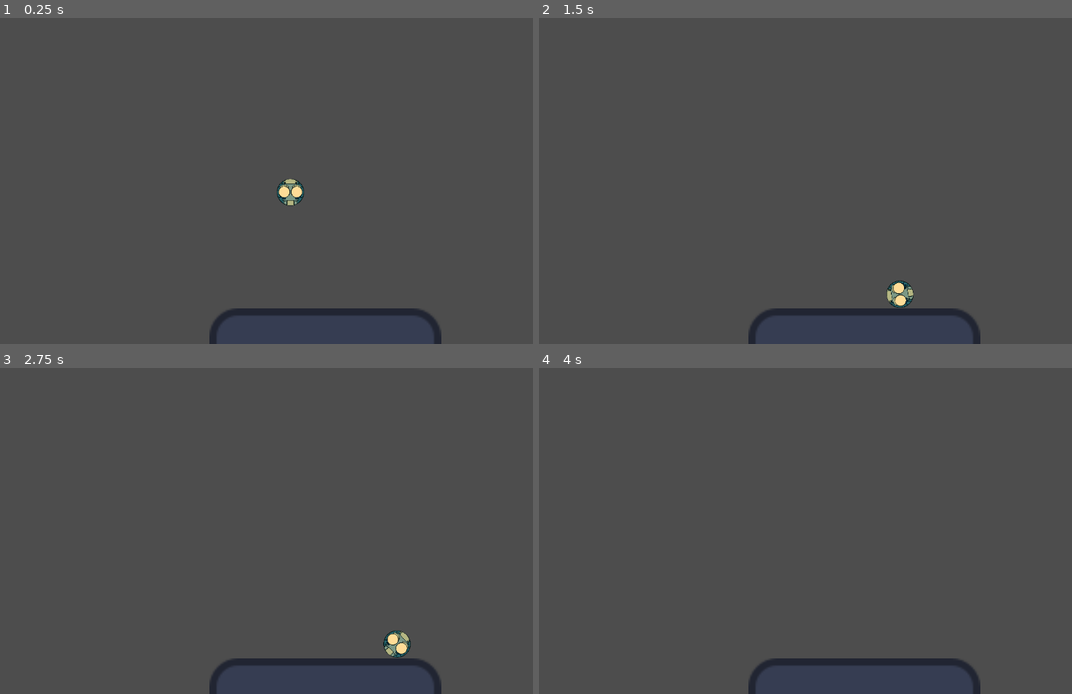
Above: before the commit, frames 1-4 (two rows, left to right).
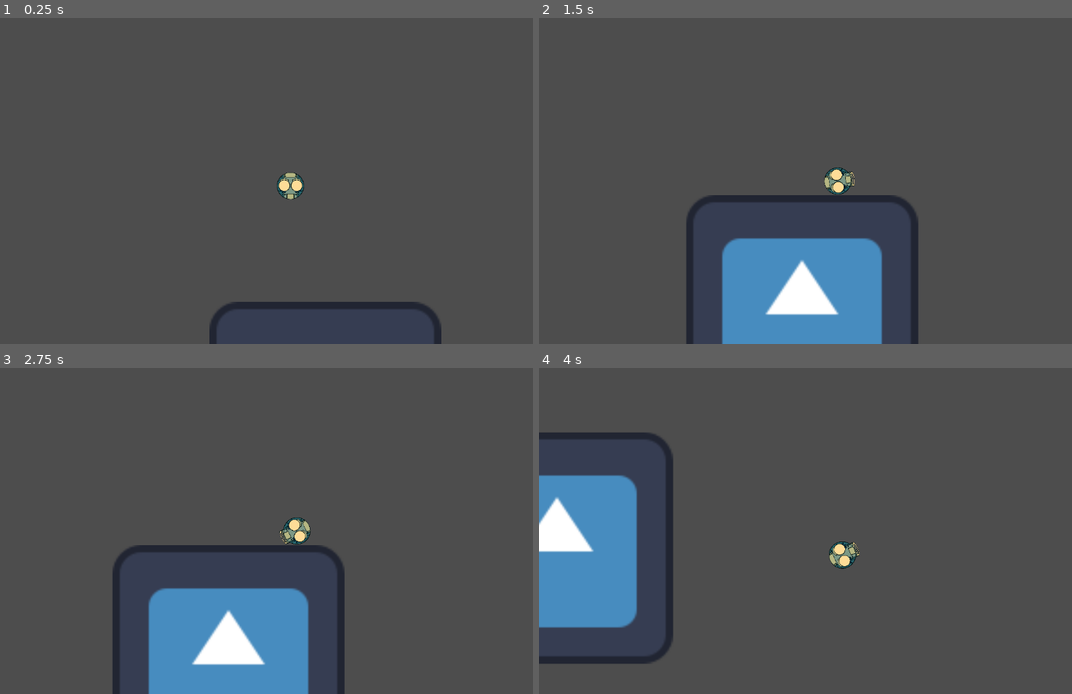
Above: after the commit, the same moments.

Repository: PiotrusWatson/MeetYourMaker
Game: Godot game, scene res://WorldScenes/PiotrusWorld.tscn
Two runs of this game, one before a commit and one after it. Both use one fixed random seed, a clock stepped at 60 frames per second and the inputs below. The engine's default icon, where the game draws it, is replaced by a stand-in: a white triangle on a blue panel in a dark square.
Inputs:
- Up to frame 1 (0.25 s): no input
- Up to frame 2 (1.5 s): hold D (Right) 0.53-1.28 s; hold Space (Jump, bound only after the commit) 0.53-1.28 s; hold A (Left) from 1.28 s (still down); tap Space (Jump, bound only after the commit) at 1.35 s
- Up to frame 3 (2.75 s): tap Space (Jump, bound only after the commit) at 1.52, 1.82 s; release A (Left) at 2.03 s; hold D (Right) from 2.03 s (still down); hold Space (Jump, bound only after the commit) from 2.03 s (still down)
- Up to frame 4 (4 s): release Space (Jump, bound only after the commit) at 2.78 s; tap Space (Jump, bound only after the commit) at 2.85, 3.02, 3.32 s; release D (Right) at 3.53 s; hold A (Left) from 3.53 s (still down); hold Space (Jump, bound only after the commit) from 3.53 s (still down)

The runs differ from the first frame. In frame 1, 1.8% of the frame differs, in the area x 39-83%, y 47-96%; in frame 2, 13%; in frame 3, 13%, in the area x 21-83%, y 45-100%; in frame 4, 12%.
Error before the commit: Invalid access to property or key 'global_position' on a base object of type 'null instance'. (res://Scripts/FollowPlayer.gd:12)

Commit message:
implemented jumping player

Diff:
--- a/Scenes/Prefabs/player.tscn
+++ b/Scenes/Prefabs/player.tscn
@@ -1,11 +1,49 @@
-[gd_scene load_steps=5 format=3 uid="uid://c1ebx3hdak1hs"]
+[gd_scene load_steps=11 format=3 uid="uid://c1ebx3hdak1hs"]
 
 [ext_resource type="Script" path="res://Scripts/Player.gd" id="1_jtrst"]
 [ext_resource type="Texture2D" uid="uid://ctyw4sp2d0b0r" path="res://Sprites/robot_head_mouth_closed.png" id="2_uji0j"]
 [ext_resource type="Script" path="res://Scripts/BasicPlayerMovement.gd" id="3_brkno"]
+[ext_resource type="Texture2D" uid="uid://db5annu71ih42" path="res://Sprites/spring_coiled1.png" id="5_1m80r"]
+[ext_resource type="Texture2D" uid="uid://4mqavbk5k8gy" path="res://Sprites/spring_uncoil1.png" id="5_tdsyu"]
+[ext_resource type="Texture2D" uid="uid://bgdq58kr63kuf" path="res://Sprites/spring_uncoiled2.png" id="6_qlfni"]
+[ext_resource type="Script" path="res://Scripts/JumpHandler.gd" id="7_shv84"]
 
 [sub_resource type="CircleShape2D" id="CircleShape2D_yeoou"]
 radius = 243.19
+
+[sub_resource type="SpriteFrames" id="SpriteFrames_muur5"]
+animations = [{
+"frames": [{
+"duration": 1.0,
+"texture": ExtResource("5_1m80r")
+}],
+"loop": true,
+"name": &"coiled",
+"speed": 5.0
+}, {
+"frames": [{
+"duration": 1.0,
+"texture": ExtResource("5_1m80r")
+}, {
+"duration": 1.0,
+"texture": ExtResource("5_tdsyu")
+}, {
+"duration": 1.0,
+"texture": ExtResource("6_qlfni")
+}, {
+"duration": 1.0,
+"texture": ExtResource("5_tdsyu")
+}, {
+"duration": 1.0,
+"texture": ExtResource("6_qlfni")
+}],
+"loop": false,
+"name": &"uncoil",
+"speed": 5.0
+}]
+
+[sub_resource type="CircleShape2D" id="CircleShape2D_4xkau"]
+radius = 134.41
 
 [node name="Player" type="RigidBody2D"]
 gravity_scale = 7.0
@@ -20,3 +58,28 @@
 [node name="BasicPlayerMovement" type="Node2D" parent="."]
 script = ExtResource("3_brkno")
 speed = 5000.0
+
+[node name="Spring" type="AnimatedSprite2D" parent="."]
+visible = false
+z_index = -2
+position = Vector2(0, 200)
+sprite_frames = SubResource("SpriteFrames_muur5")
+animation = &"uncoil"
+
+[node name="JumpHandler" type="Area2D" parent="."]
+position = Vector2(0, 200)
+script = ExtResource("7_shv84")
+jump_strength_min = 1000
+jump_strength_max = 10000
+jump_strength_increment = 500
+
+[node name="GroundedChecker" type="CollisionShape2D" parent="JumpHandler"]
+shape = SubResource("CircleShape2D_4xkau")
+
+[node name="JumpTimer" type="Timer" parent="JumpHandler"]
+wait_time = 0.2
+
+[connection signal="animation_finished" from="Spring" to="." method="_on_spring_animation_finished"]
+[connection signal="body_entered" from="JumpHandler" to="JumpHandler" method="_on_body_entered"]
+[connection signal="body_exited" from="JumpHandler" to="JumpHandler" method="_on_body_exited"]
+[connection signal="timeout" from="JumpHandler/JumpTimer" to="JumpHandler" method="_on_jump_timer_timeout"]
--- /dev/null
+++ b/Scripts/JumpHandler.gd
@@ -0,0 +1,56 @@
+extends Node2D
+
+
+@export var jump_strength_min = 10
+@export var jump_strength_max = 100
+@export var jump_strength_increment = 1
+
+@onready var jump_timer = $JumpTimer
+var player_rigidbody
+var jump_strength
+var grounded = false
+
+
+func _ready():
+	jump_strength = jump_strength_min
+
+func init(rigidbody: RigidBody2D):
+	player_rigidbody = rigidbody
+
+func charge_jump():
+	jump_timer.start()
+
+
+func increment_jump():
+	if jump_strength <= jump_strength_max:
+		jump_strength += jump_strength_increment
+	else:
+		jump_strength = jump_strength_max
+
+func reset_jump():
+	jump_strength = jump_strength_min
+	jump_timer.stop()
+
+func jump():
+	if grounded:
+		player_rigidbody.apply_central_impulse(Vector2(0, -jump_strength))
+
+	reset_jump()
+
+
+
+func _on_jump_timer_timeout():
+	increment_jump()
+
+
+
+
+
+
+func _on_body_entered(body):
+	grounded = true
+
+
+
+func _on_body_exited(body):
+	grounded = false
--- a/Scripts/Player.gd
+++ b/Scripts/Player.gd
@@ -1,10 +1,30 @@
 extends RigidBody2D
 
 @onready var movement = $BasicPlayerMovement
+@onready var jump_handler = $JumpHandler
+@onready var spring_animator = $Spring
 var horizontal = 0
+
+
+func charge_jump():
+	spring_animator.visible = true
+	spring_animator.play("coiled")
+	jump_handler.charge_jump()
+
+func jump():
+	spring_animator.play("uncoil")
+	jump_handler.jump()
+
+
+func _input(event):
+	if event.is_action_pressed("Jump"):
+		charge_jump()
+	elif event.is_action_released("Jump"):
+		jump()
 # Called when the node enters the scene tree for the first time.
 func _ready():
 	movement.init(self)
+	jump_handler.init(self)
 
 
 # Called every frame. 'delta' is the elapsed time since the previous frame.
@@ -13,3 +33,7 @@
 
 func _physics_process(delta):
 	movement.move_player(Vector2(horizontal, 0))
+
+
+func _on_spring_animation_finished():
+	spring_animator.visible = false
--- a/WorldScenes/PiotrusWorld.tscn
+++ b/WorldScenes/PiotrusWorld.tscn
@@ -23,4 +23,5 @@
 scale = Vector2(200, 200)
 disable_mode = 1
 
-[node name="follow_camera" parent="." instance=ExtResource("4_ejwi2")]
+[node name="follow_camera" parent="." node_paths=PackedStringArray("thing_to_follow") instance=ExtResource("4_ejwi2")]
+thing_to_follow = NodePath("../Player")
--- a/project.godot
+++ b/project.godot
@@ -19,7 +19,8 @@
 
 Jump={
 "deadzone": 0.5,
-"events": []
+"events": [Object(InputEventKey,"resource_local_to_scene":false,"resource_name":"","device":-1,"window_id":0,"alt_pressed":false,"shift_pressed":false,"ctrl_pressed":false,"meta_pressed":false,"pressed":false,"keycode":0,"physical_keycode":32,"key_label":0,"unicode":32,"echo":false,"script":null)
+]
 }
 Left={
 "deadzone": 0.5,
Binary file added: Sprites/spring_coiled1.png
Not shown, added: Sprites/spring_coiled1.png.import
Binary file added: Sprites/spring_uncoil1.png
Not shown, added: Sprites/spring_uncoil1.png.import
Binary file added: Sprites/spring_uncoiled2.png
Not shown, added: Sprites/spring_uncoiled2.png.import
